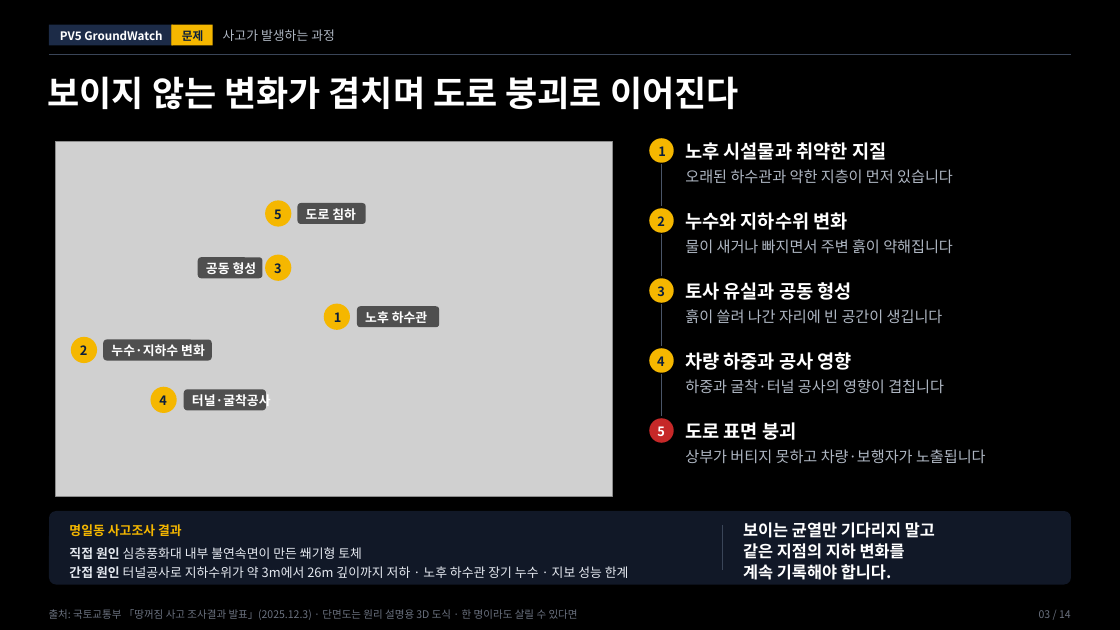
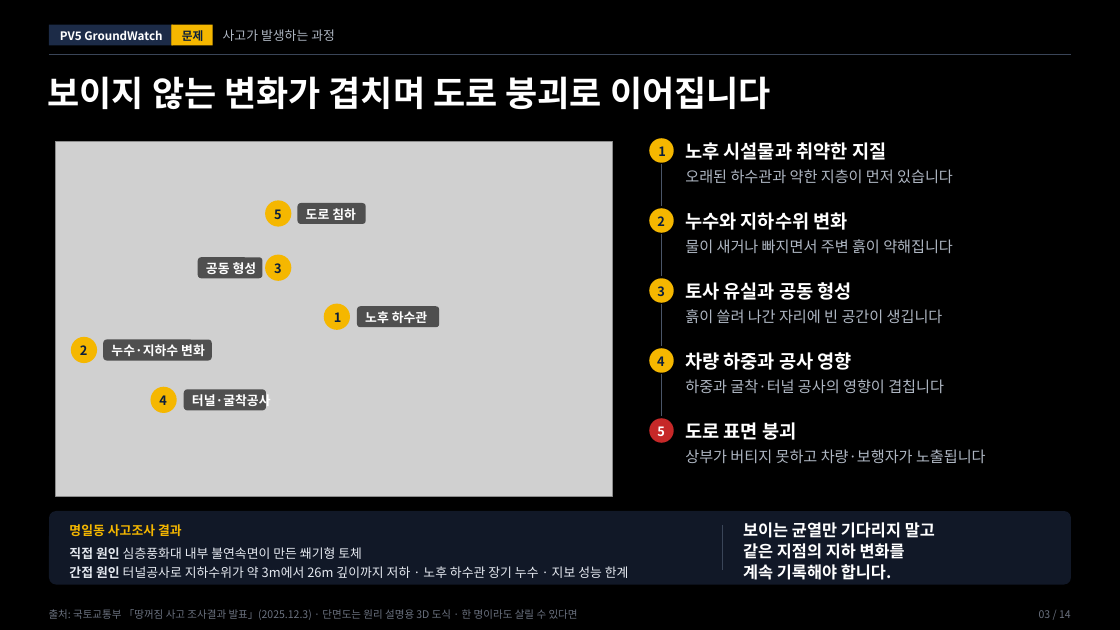
Before and after one commit to woojin-choe/pv5-hose-lab, a slide deck: slide 3 of ppt_all/PV5_GroundWatch_10_19.pptx. Drawn at 1120x630 pixels with LibreOffice and Linux fonts; fonts in the diff are those of the drawing; grey boxes stand for pictures. Boxes give left, top, right and bottom in pixels: in the first picture for what was removed or moved away, otherwise in the second. Text is boxed around its words. In the diff, an @@ line names an element or a change of style, - is before the commit and + after.

```diff
--- a/ppt_all/PV5_GroundWatch_10_19.pptx
+++ b/ppt_all/PV5_GroundWatch_10_19.pptx
@@ text at [48,76,771,109]: text changed @@
-보이지 않는 변화가 겹치며 도로 붕괴로 이어진다
+보이지 않는 변화가 겹치며 도로 붕괴로 이어집니다
```
Also in this commit, not shown: 11 other slides changed, 1 other file.
